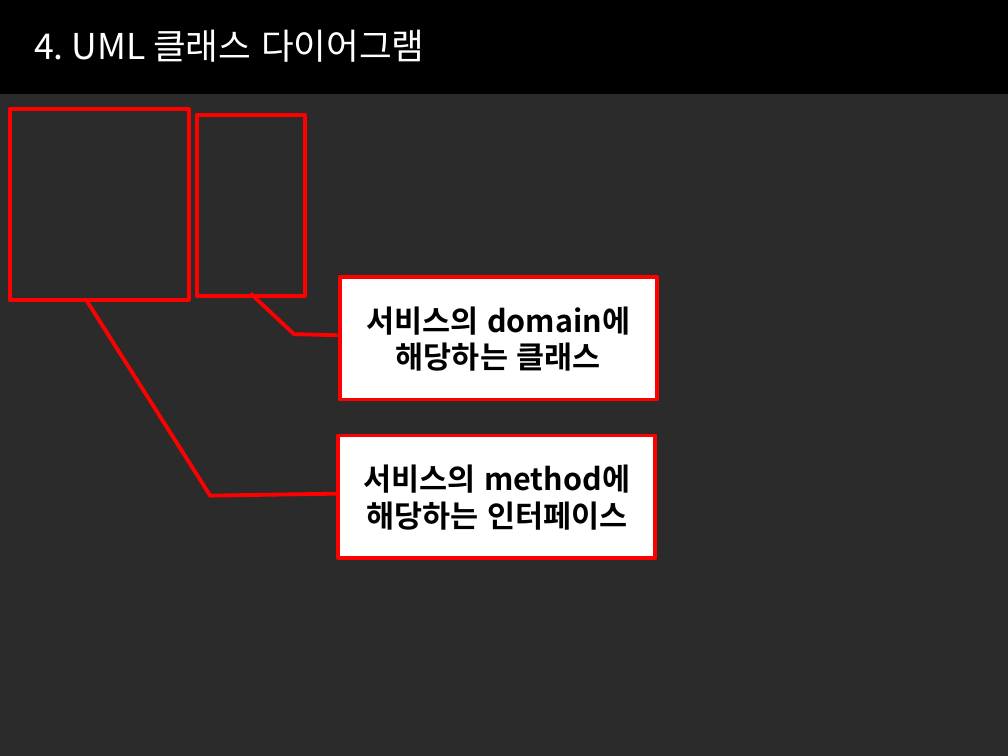
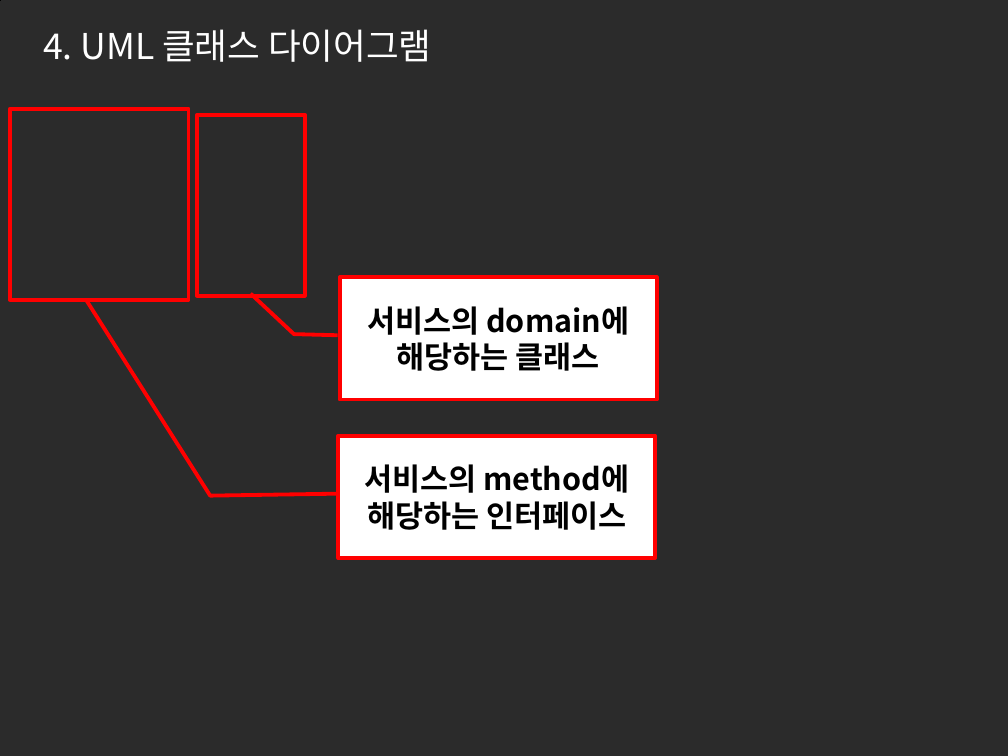
Before and after one commit to hkemt/doc, a slide deck: slide 18 of EMT_doc/1_EMT_Final_Report/EMT_FinalReport.pptx. Drawn at 1008x756 pixels with LibreOffice and Linux fonts; fonts in the diff are those of the drawing; background and template pictures are left out; a plain dark background stands for a picture behind light text. Boxes give left, top, right and bottom in pixels: in the first picture for what was removed or moved away, otherwise in the second. Text is boxed around its words. In the diff, an @@ line names an element or a change of style, - is before the commit and + after.

```diff
--- a/EMT_doc/1_EMT_Final_Report/EMT_FinalReport.pptx
+++ b/EMT_doc/1_EMT_Final_Report/EMT_FinalReport.pptx
@@ freeform shape at (x1=0, y1=0, x2=1008, y2=93): outline #000000 0 pt to #000000 0.75 pt; outline redrawn @@
@@ text "4. UML 클래스 다이어그램" moved from (x1=34, y1=29, x2=424, y2=62) to (x1=43, y1=29, x2=431, y2=62) @@
```
Also in this commit, not shown: 19 other slides changed, 6 other files.
